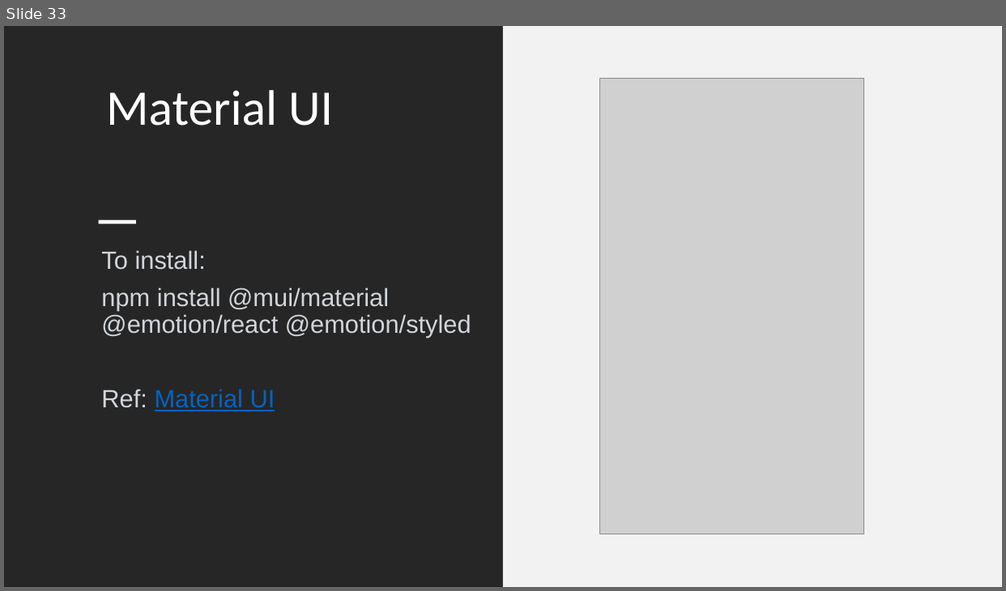
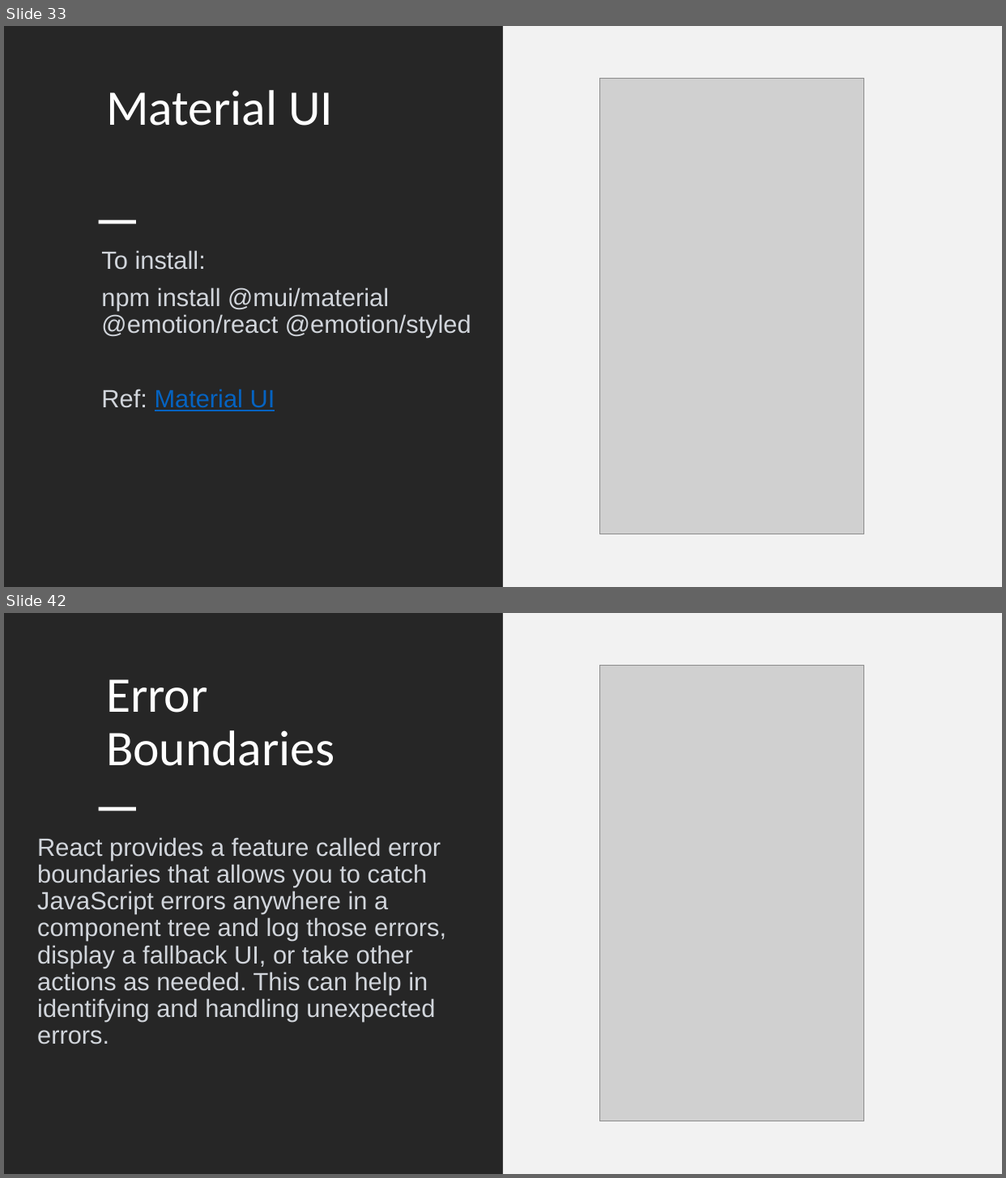
Before and after one commit to SivaPrasannaS/skg, a slide deck: react/study_materials/React.pptx. Shown one above the other, each under a label of ours: slide 33 before the commit, slides 33 and 42 after it; the slides between them are not shown. The pictures are 1006x591 and 1006x1178 pixels, drawn with LibreOffice and Linux fonts; fonts in the diff are those of the drawing; grey boxes stand for pictures. Boxes give left, top, right and bottom in pixels: in the first picture for what was removed or moved away, otherwise in the second. Text is boxed around its words. In the diff, an @@ line names an element or a change of style, - is before the commit and + after.

Commit message:
Updated content in react ppt

```diff
--- a/react/study_materials/React.pptx
+++ b/react/study_materials/React.pptx
@@ slide 42 added at (4,613,1002,1174), background #FFFFFF @@
@@ rectangle added at (4,613,503,1174), fill #262626 @@
@@ rectangle added at (503,613,1002,1174), fill #F2F2F2 @@
@@ title added at (106,679,335,766), 48 pt, text #FFFFFF @@
+Error Boundaries
@@ picture added at (600,666,865,1122) @@
@@ rectangle added at (98,807,136,811), fill #FFFFFF @@
@@ text added at (37,837,446,1045), 24 pt, text #D1D5DB @@
+React provides a feature called error boundaries that allows you to catch JavaScript errors anywhere in a component tree and log those errors, display a fallback UI, or take other actions as needed. This can help in identifying and handling unexpected errors.
```
Also in this commit, not shown: 9 other slides added, 7 other files.
